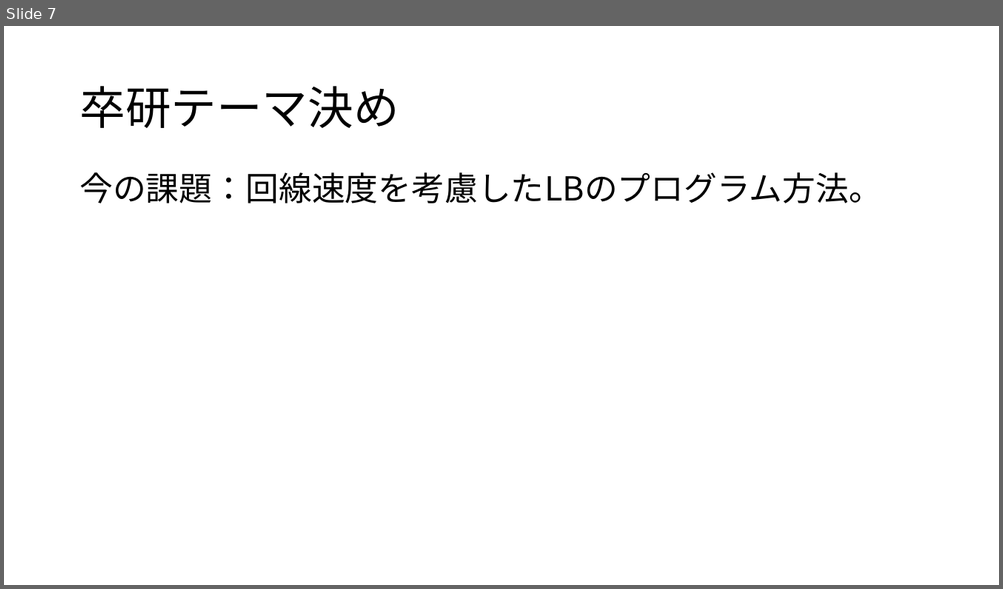
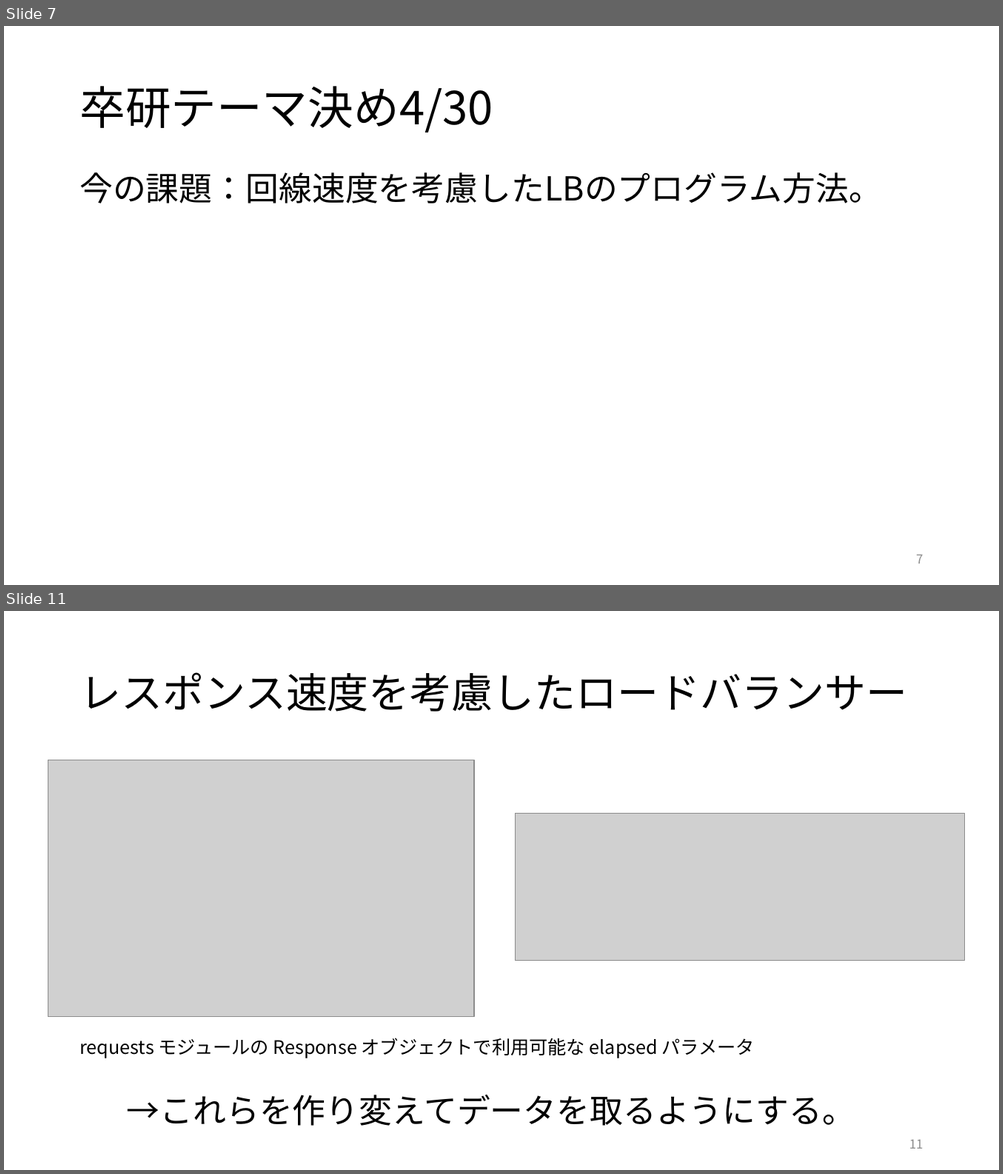
Before and after one commit to kait-takanolab/1821086_matsuo_thesis, a slide deck: 1821086_matsuo_sotsuken.pptx. Shown one above the other, each under a label of ours: slide 7 before the commit, slides 7 and 11 after it; the slides between them are not shown. The pictures are 1003x589 and 1003x1174 pixels, drawn with LibreOffice and Linux fonts; fonts in the diff are those of the drawing; grey boxes stand for pictures. Boxes give left, top, right and bottom in pixels: in the first picture for what was removed or moved away, otherwise in the second. Text is boxed around its words. In the diff, an @@ line names an element or a change of style, - is before the commit and + after.

```diff
--- a/1821086_matsuo_sotsuken.pptx
+++ b/1821086_matsuo_sotsuken.pptx
@@ slide 11 added at bbox=[4, 611, 999, 1170], background #FFFFFF @@
@@ title added at bbox=[79, 672, 907, 712], 40 pt, text #000000 @@
+レスポンス速度を考慮したロードバランサー
@@ picture added at bbox=[48, 760, 474, 1017] @@
@@ picture added at bbox=[515, 814, 965, 961] @@
@@ text added at bbox=[79, 1038, 754, 1059], 18 pt, text #000000 @@
+requests モジュールの Response オブジェクトで利用可能な elapsed パラメータ
@@ text added at bbox=[127, 1095, 856, 1126], 32 pt, text #000000 @@
+→これらを作り変えてデータを取るようにする。
@@ page number added at bbox=[909, 1140, 923, 1149], 12 pt, text #8C8C8C @@
+11
@@ slide 7 changed as well @@
@@ title at bbox=[79, 86, 492, 133]: text changed @@
-卒研テーマ決め
+卒研テーマ決め4/30
@@ page number added at bbox=[916, 555, 922, 564], 12 pt, text #8C8C8C @@
+7
```
Also in this commit, not shown: 6 other slides changed, 5 other slides added.
